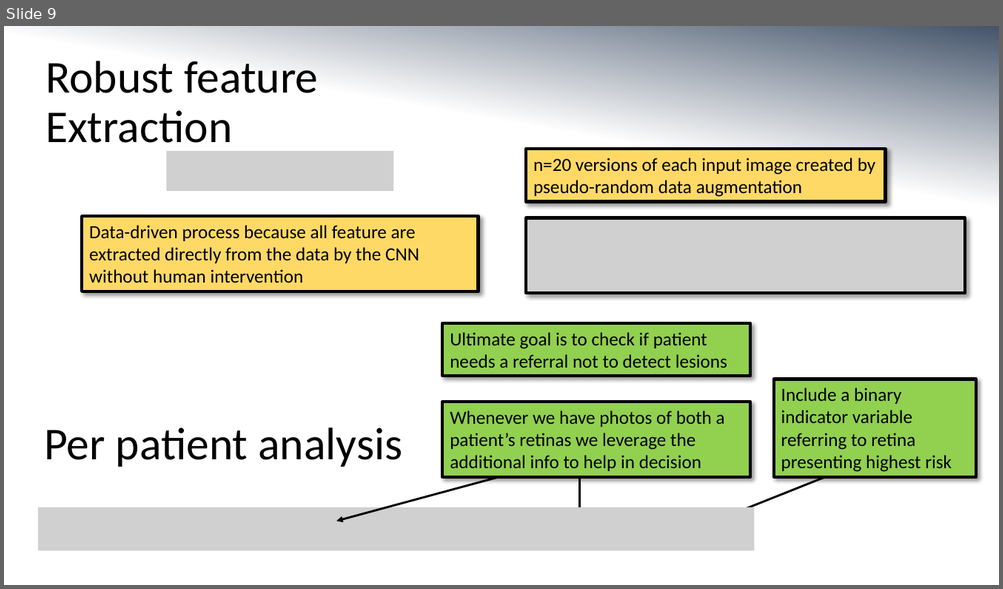
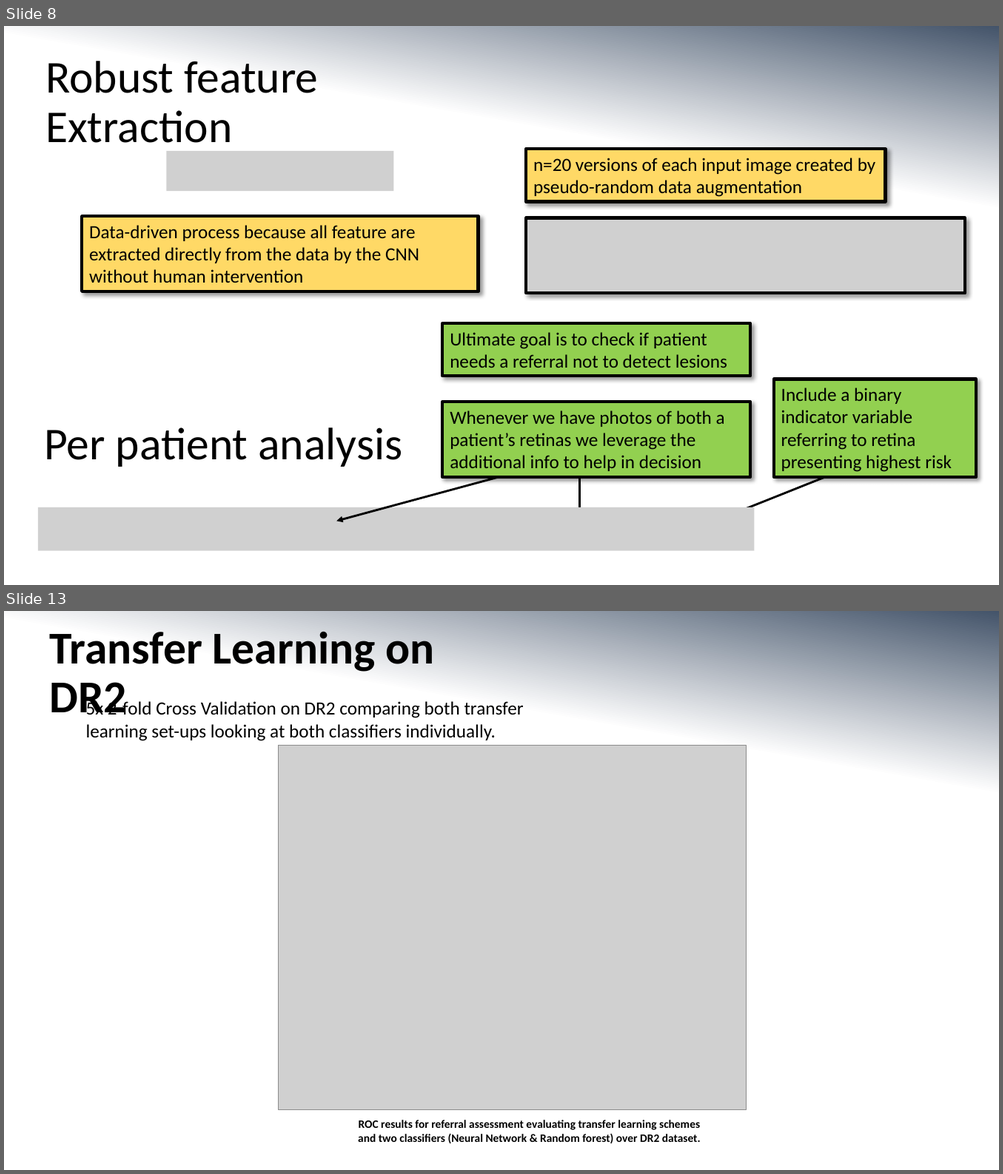
Before and after one commit to MorganMWJ/sem1020-paper-presentations, a slide deck: dr_slides.pptx. Shown one above the other, each under a label of ours: slide 9 before the commit, slides 8 and 13 after it; the slides between them are not shown. The pictures are 1003x589 and 1003x1174 pixels, drawn with LibreOffice and Linux fonts; fonts in the diff are those of the drawing; grey boxes stand for pictures. Boxes give left, top, right and bottom in pixels: in the first picture for what was removed or moved away, otherwise in the second. Text is boxed around its words. In the diff, an @@ line names an element or a change of style, - is before the commit and + after.

```diff
--- a/dr_slides.pptx
+++ b/dr_slides.pptx
@@ slide 13 added at (x1=4, y1=611, x2=999, y2=1170), background gradient #44546A to #FFFFFF @@
@@ title added at (x1=49, y1=631, x2=434, y2=715), 44 pt, text #000000, bold @@
+Transfer Learning on DR2
@@ text added at (x1=86, y1=700, x2=523, y2=741), 18 pt, text #000000 @@
+5x 2-fold Cross Validation on DR2 comparing both transfer learning set-ups looking at both classifiers individually.
@@ picture added at (x1=278, y1=745, x2=745, y2=1111) @@
@@ text added at (x1=358, y1=1120, x2=700, y2=1144), 11 pt, text #000000, bold @@
+ROC results for referral assessment evaluating transfer learning schemes and two classifiers (Neural Network & Random forest) over DR2 dataset.
@@ what was slide 9 is now slide 8 @@
```
Also in this commit, not shown: 9 slides changed, 4 other slides added, 2 slides removed, 10 other files.
